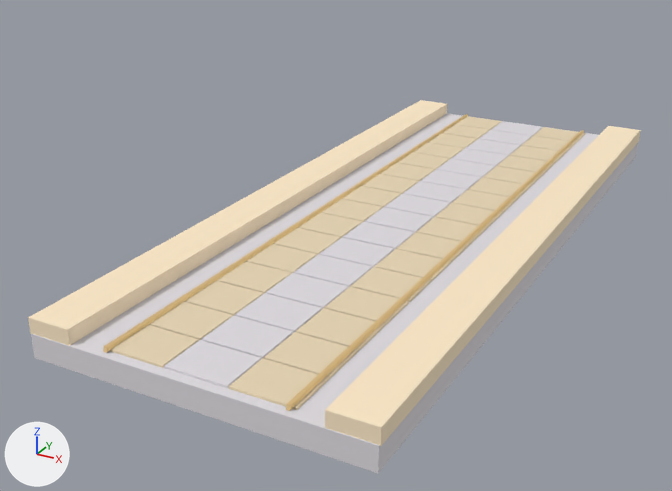
Two versions of the glTF model dnd/strixhaven/map3d/models/silverquill-v3/ray-promenade-far.glb, one commit apart.
Before and after are seen from a 50 mm camera at (6.08, -13.62, 6.28) aimed at (-0.81, -1.09, 0.01). Arrows for +X, +Y and +Z are at lower left; the lights stay in place. The first picture is the older version. Vertices at exactly the same position are counted once.
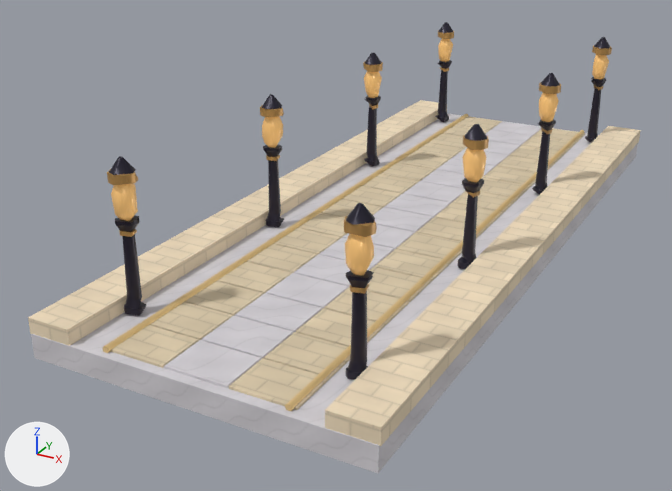
Patch to the scene script:
```diff
--- a/dnd/strixhaven/map3d/models/silverquill-v3/ray-promenade-far.glb.py
+++ b/dnd/strixhaven/map3d/models/silverquill-v3/ray-promenade-far.glb.py
@@ img_glass_jpg @@
+img_glass_jpg = load_image('glass.jpg', '_unpacked/glass.jpg', 256, 256, 'sRGB')
@@ img_glass_normal_png @@
+img_glass_normal_png = load_image('glass-normal.png', '_unpacked/glass-normal.png', 256, 256, 'Non-Color')
@@ img_metal_normal_png @@
+img_metal_normal_png = load_image('metal-normal.png', '_unpacked/metal-normal.png', 256, 256, 'Non-Color')
@@ img_metal_jpg @@
+img_metal_jpg = load_image('metal.jpg', '_unpacked/metal.jpg', 256, 256, 'sRGB')
@@ img_stone_normal_png @@
+img_stone_normal_png = load_image('stone-normal.png', '_unpacked/stone-normal.png', 256, 256, 'Non-Color')
@@ img_stone_jpg @@
+img_stone_jpg = load_image('stone.jpg', '_unpacked/stone.jpg', 256, 256, 'sRGB')
@@ mat_ivory @@
 mat_ivory = bpy.data.materials.new('ivory')
-# nodes: BsdfPrincipled, OutputMaterial
+# nodes: BsdfPrincipled, Mapping x2, Mix, NormalMap, OutputMaterial, TexImage x2, UVMap x2
 # colours: beige #e8d6b5
+# uses the picture img_stone_jpg
+# uses the picture img_stone_normal_png
@@ mat_cream @@
 mat_cream = bpy.data.materials.new('cream')
-# nodes: BsdfPrincipled, OutputMaterial
+# nodes: BsdfPrincipled, Mapping x2, Mix, NormalMap, OutputMaterial, TexImage x2, UVMap x2
 # colours: beige #ffebca
+# uses the picture img_stone_jpg
+# uses the picture img_stone_normal_png
@@ mat_amber @@
+mat_amber = bpy.data.materials.new('amber')
+# colours: brown #795e37, orange #ffc97c
+# uses the picture img_glass_jpg
+# uses the picture img_glass_normal_png
@@ mat_brass @@
+mat_brass = bpy.data.materials.new('brass')
+# colours: orange #c99b5a
+# uses the picture img_metal_jpg
+# uses the picture img_metal_normal_png
@@ mat_ink @@
+mat_ink = bpy.data.materials.new('ink')
+# colours: dark blue #242032
+# uses the picture img_metal_jpg
+# uses the picture img_metal_normal_png
@@ me_mesh_0 @@
 # used by ob_mesh_0; location = (0.0, 0.0, 0.0)
-me_mesh_0.from_pydata(...)  # 424 vertices, 636 faces; spans x -2.54..2.54, y -6.2..6.2, z 0.0..0.59
+me_mesh_0.from_pydata(...)  # 1317 vertices, 2278 faces; spans x -2.54..2.54, y -6.2..6.2, z 0.0..2.58
+# me_mesh_0 part 1: 452 vertices added at x -1.89..1.89, y -1.75..2.14, z 0.39..2.58
+# me_mesh_0 part 2: 441 vertices added at x -1.89..1.89, y -6.1..6.1, z 0.35..2.58
 me_mesh_0.materials.append(mat_marble)
@@ me_mesh_0 @@
 me_mesh_0.materials.append(mat_gilt)
+me_mesh_0.materials.append(mat_ink)
+me_mesh_0.materials.append(mat_brass)
+me_mesh_0.materials.append(mat_amber)
```

Boxes [x1, y1, x2, y2] around the edits, measured in the pictures (672 x 491 px):
'Mesh_0', surface changed, reshaped (21% taller)
    before: [28, 100, 641, 473]
    after: [28, 22, 641, 473]
part 1 of me_mesh_0, added
    after: [260, 53, 561, 269]
part 2 of me_mesh_0, added
    after: [103, 22, 612, 411]
